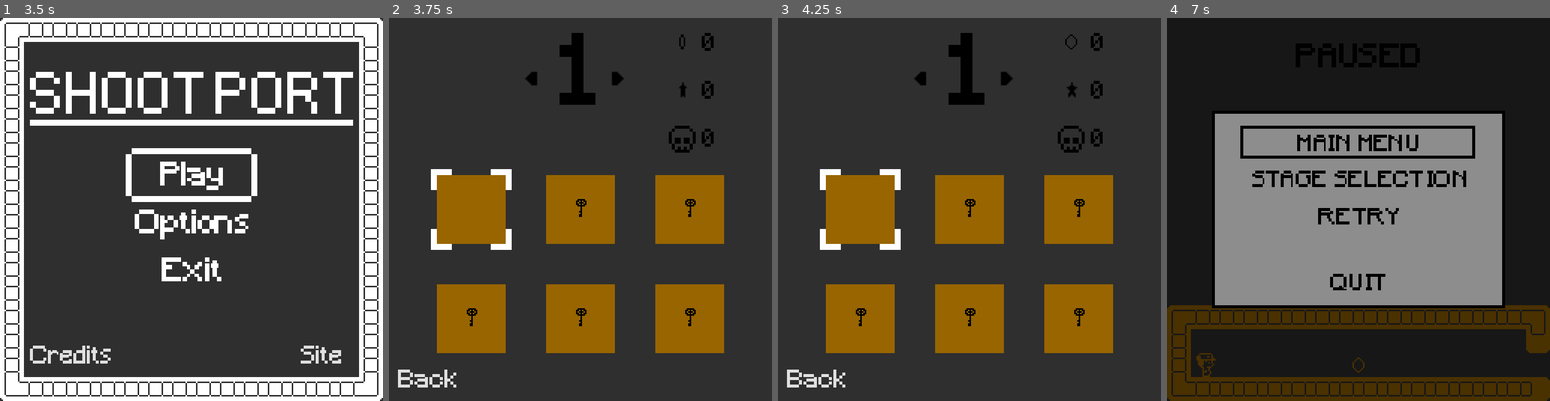
Above: before the commit, frames 1-4 (left to right).
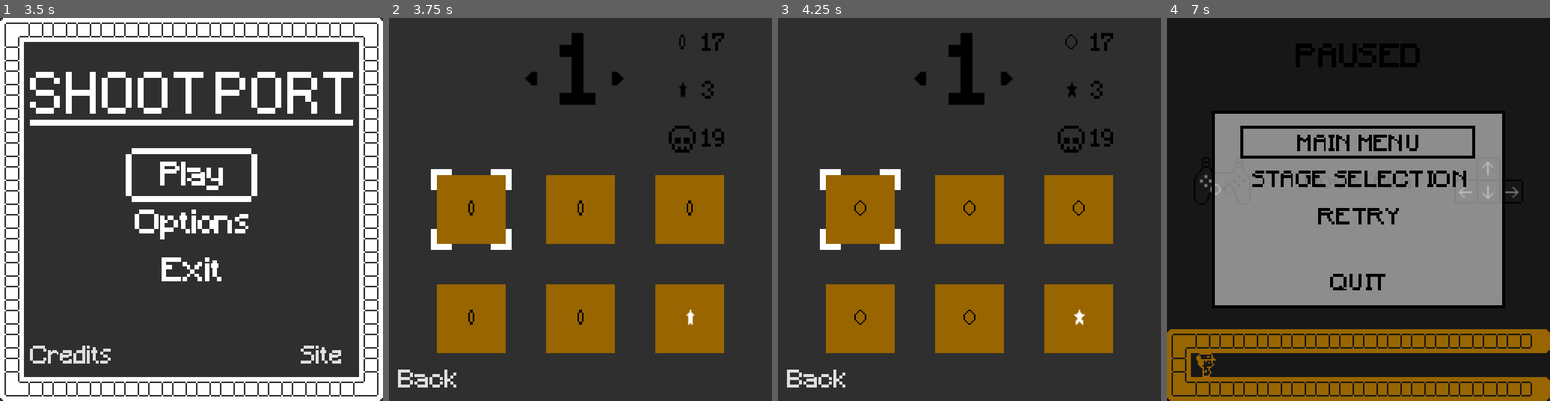
Above: after the commit, the same moments.

Repository: fijaniques/onebitarrow
Game: Godot game, scene res://Menus/Intro/Intro.tscn
Same seed, same stepped clock (60 frames per second), same inputs: the game is played once before the commit and once after it. Sound files missing from this copy of the repository are replaced by a short silence.
Inputs (mouse positions are in pixels of both pictures, inside the frame that each line leads up to):
- Up to frame 1 (3.5 s): tap Enter (start) at 0.5, 1.25, 2, 2.3, 2.75, 2.85 s; move the mouse to (275, 190) at 0.52 s; hold W (up) 0.53-1.28 s; hold A (a) 0.53-1.28 s; tap Space (jump) at 0.77, 1.52, 3.02 s; tap D (d) at 0.8, 1.35 s; move the mouse to (114, 228) at 1.27 s; hold Escape (back) 1.28-2.03 s; tap S (s) at 1.55 s; move the mouse to (229, 125) at 2.02 s; hold S (s) 2.03-2.78 s; hold W (up) from 2.03 s (still down); move the mouse to (172, 286) at 2.77 s; tap A (a) at 3.05 s
- Up to frame 2 (3.75 s): release W (up) at 3.5 s; click (580, 175) at 3.5 s
- Up to frame 3 (4.25 s): no input
- Up to frame 4 (7 s): click (1247, 209) at 4.25 s; tap Enter (start) at 5, 6.8 s; move the mouse to (1473, 266) at 5.02 s; hold A (a) 5.03-5.78 s; hold Escape (back) from 5.03 s (still down); tap Space (jump) at 5.27, 6.02 s; tap D (d) at 5.3, 5.85 s; move the mouse to (1243, 152) at 5.77 s; tap S (s) at 6.05 s; move the mouse to (1377, 209) at 6.52 s; tap C (free) at 6.6 s

Frame 1 is identical in both runs. In frame 2, 0.6% of the frame differs, in the area x 20-88%, y 3-81%; in frame 3, 0.7%; in frame 4, 16%, in the area x 0-100%, y 37-100%.

Commit message:
Fixed world 4, added controls menu in maps

Diff:
--- a/Bullet/Bullet.gd
+++ b/Bullet/Bullet.gd
@@ -6,9 +6,11 @@
 var speed: float = 200
 var velocity = Vector2.ZERO
 var initialColor = Vector3()
+var invertedColor = Vector3()
 
 func _ready():
 	initialColor = modulate
+	invertedColor = get_tree().current_scene.get_node("BG").modulate
 	$Collision.disabled = false
 	$Position2D.visible = true
 	_animation()
--- a/Maps/Base/BaseMap.tscn
+++ b/Maps/Base/BaseMap.tscn
@@ -765,6 +765,7 @@
 tile_data = PoolIntArray( -1, 0, 0, -65536, 0, 0, -65535, 0, 0, -65534, 0, 0, -65533, 0, 0, -65532, 0, 0, -65531, 0, 0, …(868 unchanged characters)…
 
 [node name="Colorizer" type="Node2D" parent="."]
+z_index = 5
 
 [node name="Walls" type="TileMap" parent="Colorizer"]
 tile_set = SubResource( 19 )
--- a/Maps/World01/Map01/Map01.tscn
+++ b/Maps/World01/Map01/Map01.tscn
@@ -1,11 +1,18 @@
-[gd_scene load_steps=2 format=2]
+[gd_scene load_steps=3 format=2]
 
 [ext_resource path="res://Maps/Base/BaseMap.tscn" type="PackedScene" id=1]
+[ext_resource path="res://Menus/ControlsInMap/ControlsInMap.tscn" type="PackedScene" id=2]
 
 [node name="Map01" instance=ExtResource( 1 )]
+__meta__ = {
+"_edit_horizontal_guides_": [ 93.0 ]
+}
+
+[node name="Controls" parent="." index="2" instance=ExtResource( 2 )]
+position = Vector2( 0, 90 )
 
 [node name="Walls" parent="Colorizer" index="0"]
-tile_data = PoolIntArray( 786432, 0, 4, 786433, 0, 196609, 786434, 0, 196609, 786435, 0, 196609, 786436, 0, 196609, 786437, 0, 196609, 786438, 0, 196609, 786439, 0, 196609, 786440, 0, 196609, 786441, 0, 196609, 786442, 0, 196609, 786443, 0, 196609, 786444, 0, 196609, 786445, 0, 196609, 786446, 0, 196609, 786447, 0, 6, 851968, 0, 65539, 851983, 0, 131075, 917504, 0, 65539, 983040, 0, 131076, 9 …(284 unchanged characters)…
+tile_data = PoolIntArray( 851968, 0, 4, 851969, 0, 196609, 851970, 0, 196609, 851971, 0, 196609, 851972, 0, 196609, 851973, 0, 196609, 851974, 0, 196609, 851975, 0, 196609, 851976, 0, 196609, 851977, 0, 196609, 851978, 0, 196609, 851979, 0, 196609, 851980, 0, 196609, 851981, 0, 196609, 851982, 0, 196609, 851983, 0, 196610, 917504, 0, 65539, 983040, 0, 131076, 9 …(284 unchanged characters)…
 
 [node name="Character" parent="Colorizer" index="6"]
 position = Vector2( 24, 232 )
@@ -15,3 +22,5 @@
 
 [node name="Door" parent="Colorizer" index="8"]
 position = Vector2( 248, 232 )
+
+[editable path="Controls"]
--- a/Maps/World01/Map02/Map02.tscn
+++ b/Maps/World01/Map02/Map02.tscn
@@ -1,8 +1,18 @@
-[gd_scene load_steps=2 format=2]
+[gd_scene load_steps=3 format=2]
 
 [ext_resource path="res://Maps/Base/BaseMap.tscn" type="PackedScene" id=1]
+[ext_resource path="res://Menus/ControlsInMap/ControlsInMap.tscn" type="PackedScene" id=2]
 
 [node name="Map02" instance=ExtResource( 1 )]
+__meta__ = {
+"_edit_horizontal_guides_": [ 93.0 ]
+}
+
+[node name="Controls" parent="." index="2" instance=ExtResource( 2 )]
+position = Vector2( 0, 48 )
+
+[node name="Cover" parent="Controls" index="3"]
+position = Vector2( 0, 42 )
 
 [node name="Walls" parent="Colorizer" index="0"]
 tile_data = PoolIntArray( 655360, 0, 4, 655361, 0, 196609, 655362, 0, 196609, 655363, 0, 196609, 655364, 0, 196609, 655 …(577 unchanged characters)…
@@ -18,3 +28,5 @@
 
 [node name="Door" parent="Colorizer" index="8"]
 position = Vector2( 248, 232 )
+
+[editable path="Controls"]
--- a/Maps/World01/Map03/Map03.tscn
+++ b/Maps/World01/Map03/Map03.tscn
@@ -1,8 +1,18 @@
-[gd_scene load_steps=2 format=2]
+[gd_scene load_steps=3 format=2]
 
 [ext_resource path="res://Maps/Base/BaseMap.tscn" type="PackedScene" id=1]
+[ext_resource path="res://Menus/ControlsInMap/ControlsInMap.tscn" type="PackedScene" id=2]
 
 [node name="Map03" instance=ExtResource( 1 )]
+__meta__ = {
+"_edit_horizontal_guides_": [ 93.0 ]
+}
+
+[node name="Controls" parent="." index="2" instance=ExtResource( 2 )]
+position = Vector2( 0, 6 )
+
+[node name="Cover" parent="Controls" index="3"]
+position = Vector2( 0, 84 )
 
 [node name="Walls" parent="Colorizer" index="0"]
 tile_data = PoolIntArray( 524288, 0, 4, 524289, 0, 196609, 524290, 0, 196609, 524291, 0, 196609, 524292, 0, 196609, 524 …(687 unchanged characters)…
@@ -18,3 +28,5 @@
 
 [node name="Door" parent="Colorizer" index="8"]
 position = Vector2( 248, 232 )
+
+[editable path="Controls"]
--- a/Maps/World01/Map04/Map04.tscn
+++ b/Maps/World01/Map04/Map04.tscn
@@ -3,6 +3,9 @@
 [ext_resource path="res://Maps/Base/BaseMap.tscn" type="PackedScene" id=1]
 
 [node name="Map04" instance=ExtResource( 1 )]
+__meta__ = {
+"_edit_horizontal_guides_": [ 88.0, 93.0 ]
+}
 
 [node name="Walls" parent="Colorizer" index="0"]
 tile_data = PoolIntArray( 589824, 0, 4, 589825, 0, 196609, 589826, 0, 196609, 589827, 0, 196609, 589828, 0, 196609, 589 …(787 unchanged characters)…
--- a/Maps/World04/Map03/Map03.tscn
+++ b/Maps/World04/Map03/Map03.tscn
@@ -34,6 +34,24 @@
 [node name="Barrier" parent="Colorizer/Barriers" index="0" instance=ExtResource( 2 )]
 position = Vector2( 72, 56 )
 
+[node name="Barrier2" parent="Colorizer/Barriers" index="1" instance=ExtResource( 2 )]
+position = Vector2( 24, 88 )
+
+[node name="Barrier3" parent="Colorizer/Barriers" index="2" instance=ExtResource( 2 )]
+position = Vector2( 24, 104 )
+
+[node name="Barrier4" parent="Colorizer/Barriers" index="3" instance=ExtResource( 2 )]
+position = Vector2( 24, 120 )
+
+[node name="Barrier5" parent="Colorizer/Barriers" index="4" instance=ExtResource( 2 )]
+position = Vector2( 40, 88 )
+
+[node name="Barrier6" parent="Colorizer/Barriers" index="5" instance=ExtResource( 2 )]
+position = Vector2( 40, 104 )
+
+[node name="Barrier7" parent="Colorizer/Barriers" index="6" instance=ExtResource( 2 )]
+position = Vector2( 40, 120 )
+
 [node name="Rebound" parent="Colorizer/Rebound" index="0" instance=ExtResource( 3 )]
 position = Vector2( 200, 56 )
 rotation = -1.5708
--- /dev/null
+++ b/Menus/ControlsInMap/Controls Timer.gd
@@ -0,0 +1,13 @@
+extends Timer
+
+var first: bool = true
+
+func _on_Controls_Timer_timeout():
+	if first:
+		get_tree().current_scene.get_node("Controls/Controls1").set_visible(true)
+		get_tree().current_scene.get_node("Controls/Controls2").set_visible(false)
+	else:
+		get_tree().current_scene.get_node("Controls/Controls2").set_visible(true)
+		get_tree().current_scene.get_node("Controls/Controls1").set_visible(false)
+
+	first = !first
--- /dev/null
+++ b/Menus/ControlsInMap/ControlsInMap.tscn
@@ -0,0 +1,44 @@
+[gd_scene load_steps=4 format=2]
+
+[ext_resource path="res://Menus/ControlsInMap/Controls Timer.gd" type="Script" id=1]
+[ext_resource path="res://Sprite/Menus/controls_2.png" type="Texture" id=2]
+[ext_resource path="res://Sprite/Menus/controls_1.png" type="Texture" id=3]
+
+[node name="Controls" type="Node2D"]
+
+[node name="Controls1" type="Sprite" parent="."]
+position = Vector2( 0, -24 )
+texture = ExtResource( 3 )
+centered = false
+
+[node name="Controls2" type="Sprite" parent="."]
+visible = false
+position = Vector2( 0, -24 )
+texture = ExtResource( 2 )
+centered = false
+
+[node name="Controls Timer" type="Timer" parent="."]
+autostart = true
+script = ExtResource( 1 )
+
+[node name="Cover" type="Node2D" parent="."]
+
+[node name="BG" type="ColorRect" parent="Cover"]
+anchor_left = -0.184
+anchor_right = 1.0
+anchor_bottom = 1.0
+margin_top = 45.0
+margin_right = 256.0
+margin_bottom = 211.0
+color = Color( 0.188235, 0.188235, 0.188235, 1 )
+
+[node name="BG2" type="ColorRect" parent="Cover"]
+anchor_left = -0.184
+anchor_right = 1.0
+anchor_bottom = 1.0
+margin_top = -163.0
+margin_right = 256.0
+margin_bottom = 3.0
+color = Color( 0.188235, 0.188235, 0.188235, 1 )
+
+[connection signal="timeout" from="Controls Timer" to="Controls Timer" method="_on_Controls_Timer_timeout"]
--- /dev/null
+++ b/ShootPort/Save/save_file.tres
@@ -0,0 +1,12 @@
+[gd_resource type="Resource" load_steps=2 format=2]
+
+[ext_resource path="res://Scripts/game_save.gd" type="Script" id=1]
+
+[resource]
+script = ExtResource( 1 )
+collectible = 17
+special = 3
+deaths = 19
+coins = [ [ 1, 1, 1, 1, 1, 0 ], [ 1, 1, 1, 1, 1, 0 ], [ 1, 1, 1, 1, 1, 0 ], [ 1, 1, 0, 0, 0, 0 ], [ 0, 0, 0, 0, 0, 0 ], [ 0, 0, 0, 0, 0, 0 ] ]
+reached = [ [ 1, 1, 1, 1, 1, 1 ], [ 1, 1, 1, 1, 1, 1 ], [ 1, 1, 1, 1, 1, 1 ], [ 1, 1, 1, 0, 0, 0 ], [ 0, 0, 0, 0, 0, 0 ], [ 1 ] ]
+specialList = [ 1, 1, 1, 0, 0, 0 ]
